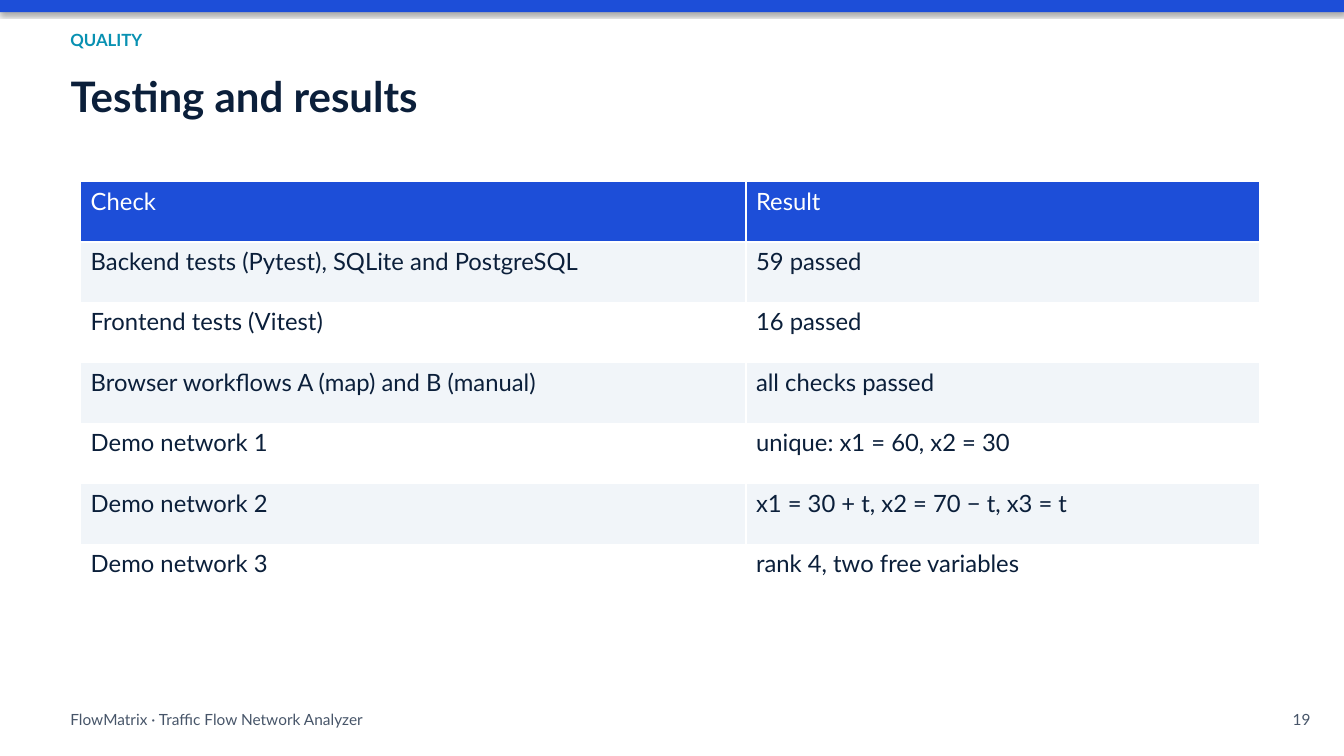
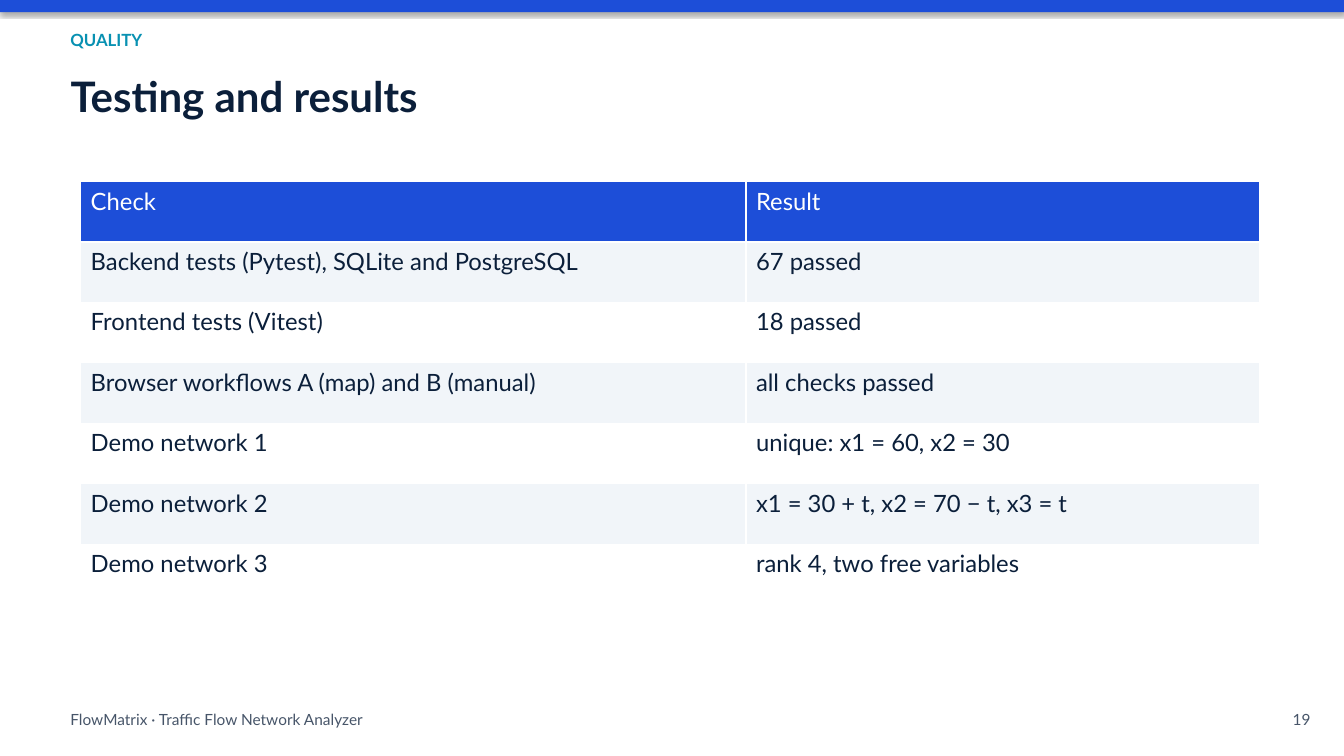
Before and after one commit to YashviShah514/traffic-flow-network-analyzer, a slide deck: slide 19 of presentation/FlowMatrix.pptx. Drawn at 1344x756 pixels with LibreOffice and Linux fonts; fonts in the diff are those of the drawing. Boxes give left, top, right and bottom in pixels: in the first picture for what was removed or moved away, otherwise in the second. Text is boxed around its words. In the diff, an @@ line names an element or a change of style, - is before the commit and + after.

```diff
--- a/presentation/FlowMatrix.pptx
+++ b/presentation/FlowMatrix.pptx
@@ table at bbox=[81, 181, 1260, 605] @@
-row 2, column 2: 59 passed
+row 2, column 2: 67 passed
-row 3, column 2: 16 passed
+row 3, column 2: 18 passed
```
Also in this commit, not shown: 4 other slides changed, 44 other files.
